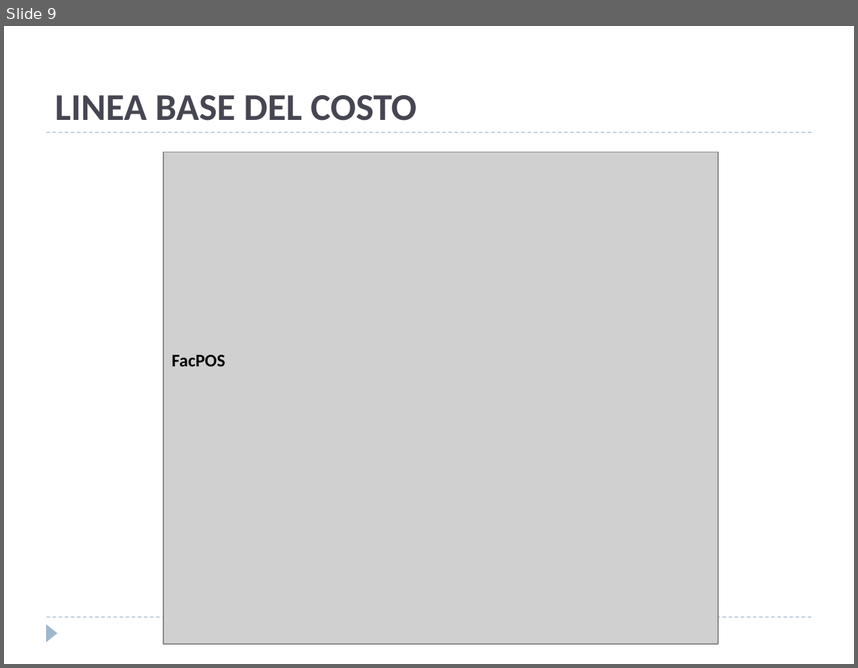
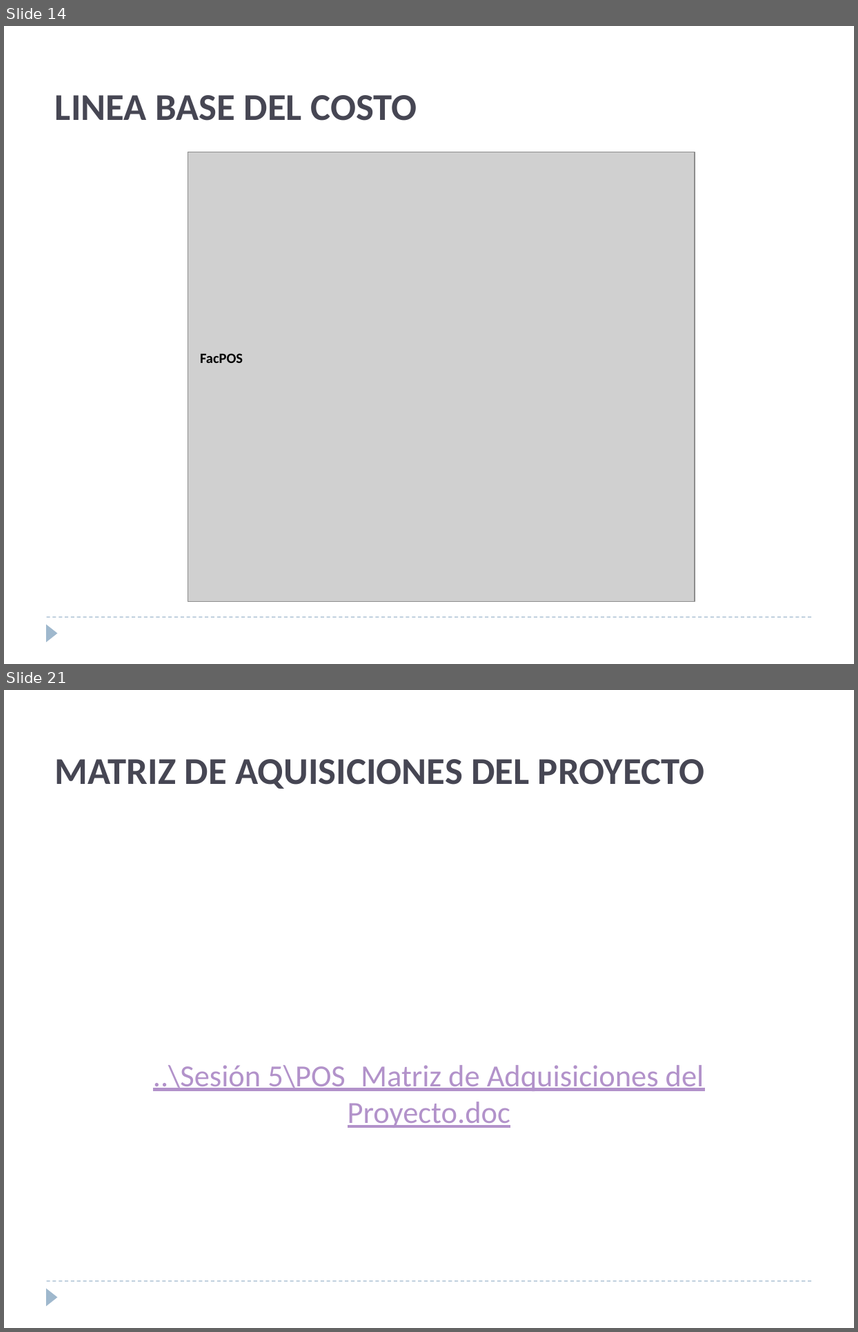
Before and after one commit to ebenites/gpy031, a slide deck: Sesion 10/presentacion.pptx. Shown one above the other, each under a label of ours: slide 9 before the commit, slides 14 and 21 after it; the slides between them are not shown. The pictures are 858x668 and 858x1332 pixels, drawn with LibreOffice and Linux fonts; fonts in the diff are those of the drawing; grey boxes stand for pictures. Boxes give left, top, right and bottom in pixels: in the first picture for what was removed or moved away, otherwise in the second. Text is boxed around its words. In the diff, an @@ line names an element or a change of style, - is before the commit and + after.

```diff
--- a/Sesion 10/presentacion.pptx
+++ b/Sesion 10/presentacion.pptx
@@ slide 21 added at (x1=4, y1=690, x2=854, y2=1328), background #FFFFFF; not listed: 2 template elements that a slide beside it also shows @@
@@ title added at (x1=55, y1=759, x2=704, y2=789), 32 pt, text #464653, bold @@
+MATRIZ DE AQUISICIONES DEL PROYECTO
@@ text added at (x1=153, y1=1065, x2=704, y2=1127), 26 pt, text #B292CA, underline @@
+..\Sesión 5\POS_Matriz de Adquisiciones del Proyecto.doc
@@ what was slide 9 is now slide 14 @@
@@ slide 14 changed as well @@
@@ line removed from (47, 132) to (811, 132) @@
@@ picture resized from (x1=164, y1=152, x2=719, y2=643) to (x1=188, y1=152, x2=694, y2=601) @@
@@ text "FacPOS" moved from (x1=172, y1=354, x2=225, y2=366) to (x1=200, y1=353, x2=243, y2=363) @@
@@ text "FacPOS" at (x1=200, y1=353, x2=243, y2=363): size 15 to 12 pt @@
```
Also in this commit, not shown: 8 other slides changed, 12 other slides added.
